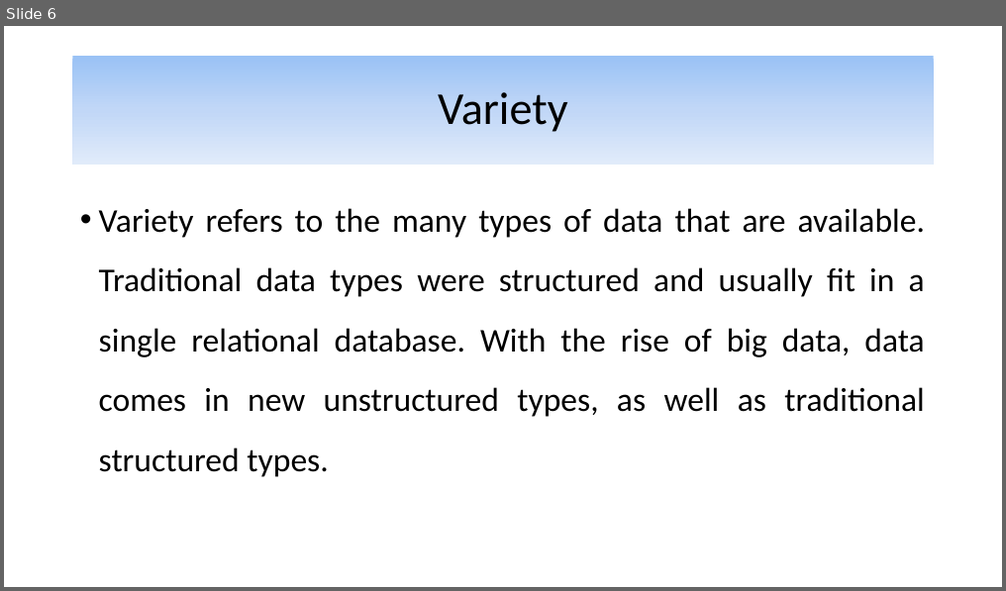
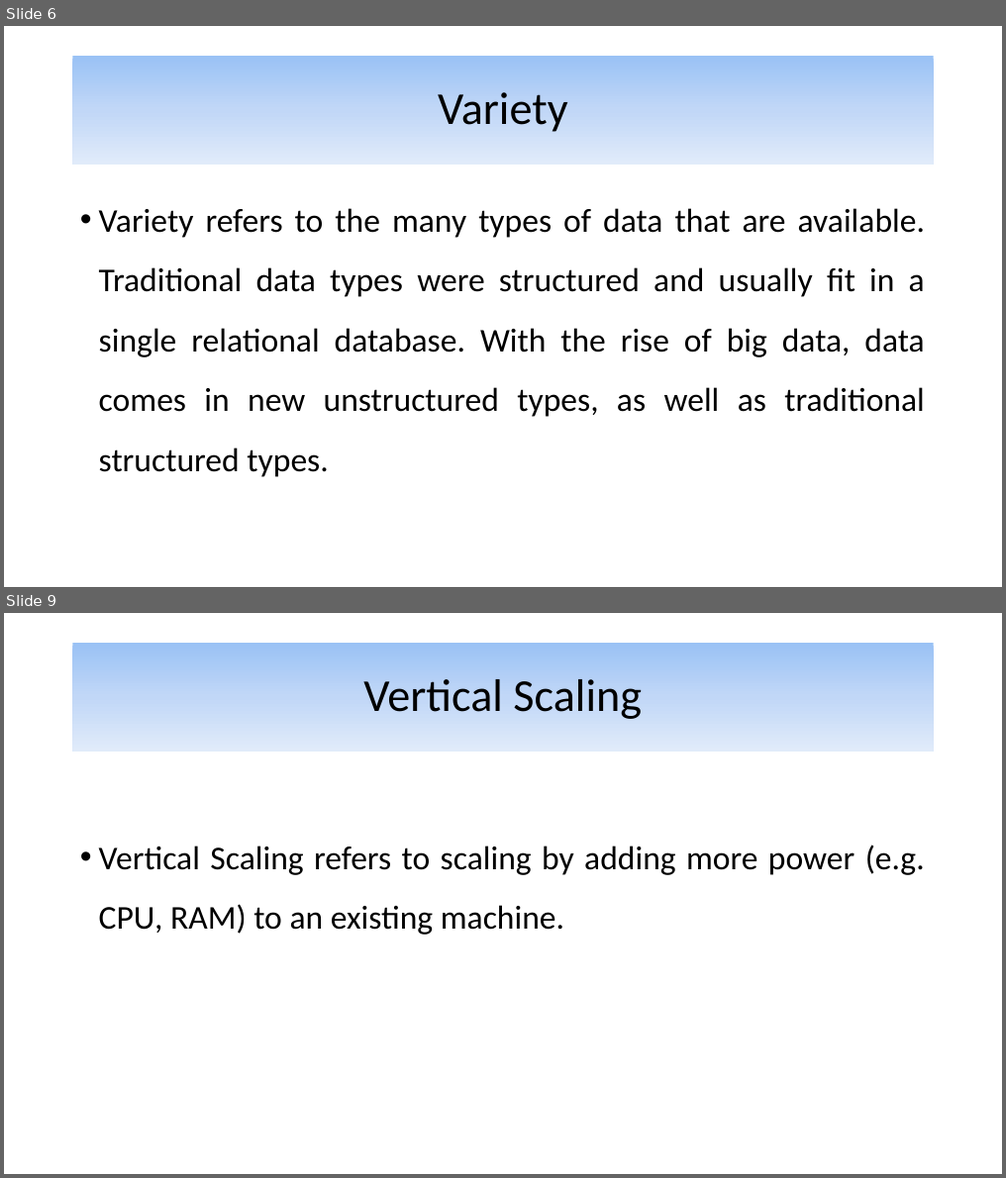
Before and after one commit to alijfri99/presentations, a slide deck: Advanced DBMS Presentation.pptx. Shown one above the other, each under a label of ours: slide 6 before the commit, slides 6 and 9 after it; the slides between them are not shown. The pictures are 1006x591 and 1006x1178 pixels, drawn with LibreOffice and Linux fonts; fonts in the diff are those of the drawing. Boxes give left, top, right and bottom in pixels: in the first picture for what was removed or moved away, otherwise in the second. Text is boxed around its words. In the diff, an @@ line names an element or a change of style, - is before the commit and + after.

Commit message:
Finished types of scaling

```diff
--- a/Advanced DBMS Presentation.pptx
+++ b/Advanced DBMS Presentation.pptx
@@ slide 9 added at <box>4,613,1002,1174</box>, background #FFFFFF @@
@@ title added at <box>73,643,934,752</box>, fill gradient #9AC3F5 to #C2D8F8 to #E1EBFB, 44 pt, text #000000 @@
+Vertical Scaling
@@ text added at <box>99,845,925,935</box>, 32 pt, text #000000 @@
+• Vertical Scaling refers to scaling by adding more power (e.g. CPU, RAM) to an existing machine.
```
Also in this commit, not shown: 7 other slides added.
